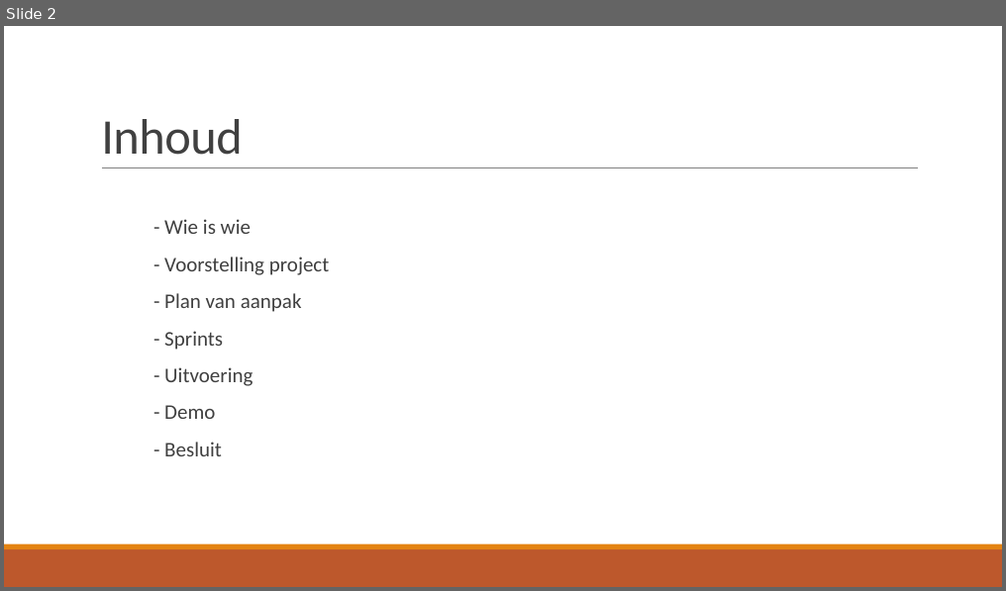
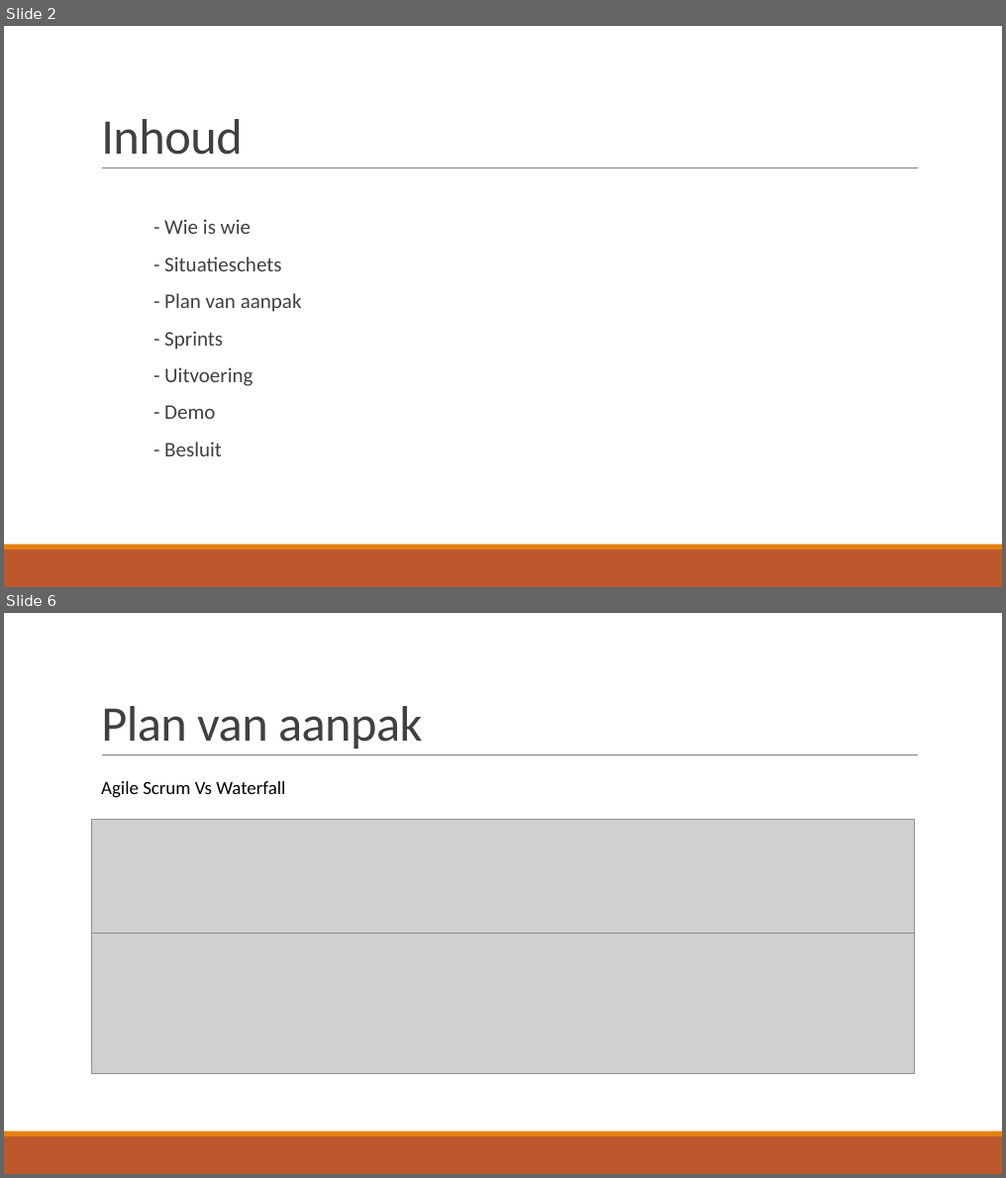
Before and after one commit to JouriTas/Projectwerk-IT-project, a slide deck: Scrum Artifacts/Sprint5/IT-Projectwerk 2022.pptx. Shown one above the other, each under a label of ours: slide 2 before the commit, slides 2 and 6 after it; the slides between them are not shown. The pictures are 1006x591 and 1006x1178 pixels, drawn with LibreOffice and Linux fonts; fonts in the diff are those of the drawing; grey boxes stand for pictures. Boxes give left, top, right and bottom in pixels: in the first picture for what was removed or moved away, otherwise in the second. Text is boxed around its words. In the diff, an @@ line names an element or a change of style, - is before the commit and + after.

```diff
--- a/Scrum Artifacts/Sprint5/IT-Projectwerk 2022.pptx
+++ b/Scrum Artifacts/Sprint5/IT-Projectwerk 2022.pptx
@@ slide 6 added at [4, 613, 1002, 1174], background #FFFFFF; not listed: 3 template elements that a slide beside it also shows @@
@@ title added at [101, 706, 423, 749], 48 pt, text #404040 @@
+Plan van aanpak
@@ text added at [101, 781, 285, 798], 18 pt, text #000000 @@
+Agile Scrum Vs Waterfall
@@ picture added at [91, 820, 915, 935] @@
@@ picture added at [91, 933, 915, 1073] @@
@@ slide 2 changed as well @@
@@ text at [164, 257, 281, 272]: text changed @@
-  - Voorstelling project
+  - Situatieschets
```
Also in this commit, not shown: 1 other slide changed, 7 other slides added, 1 slide removed.
